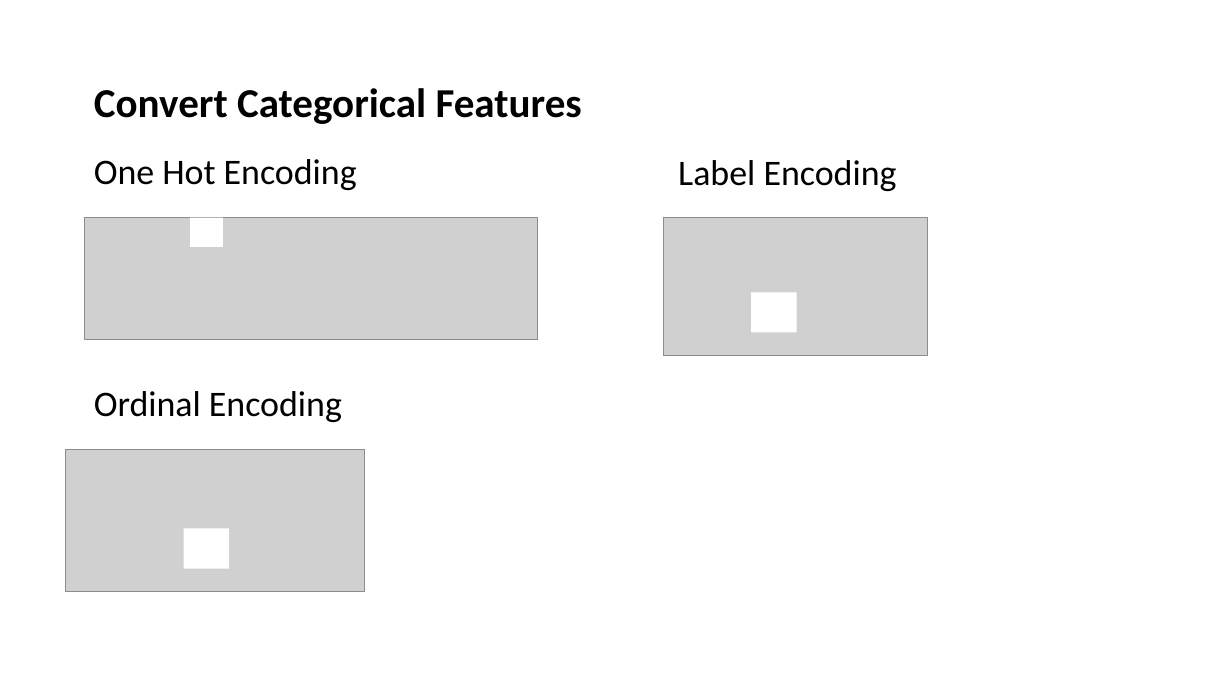
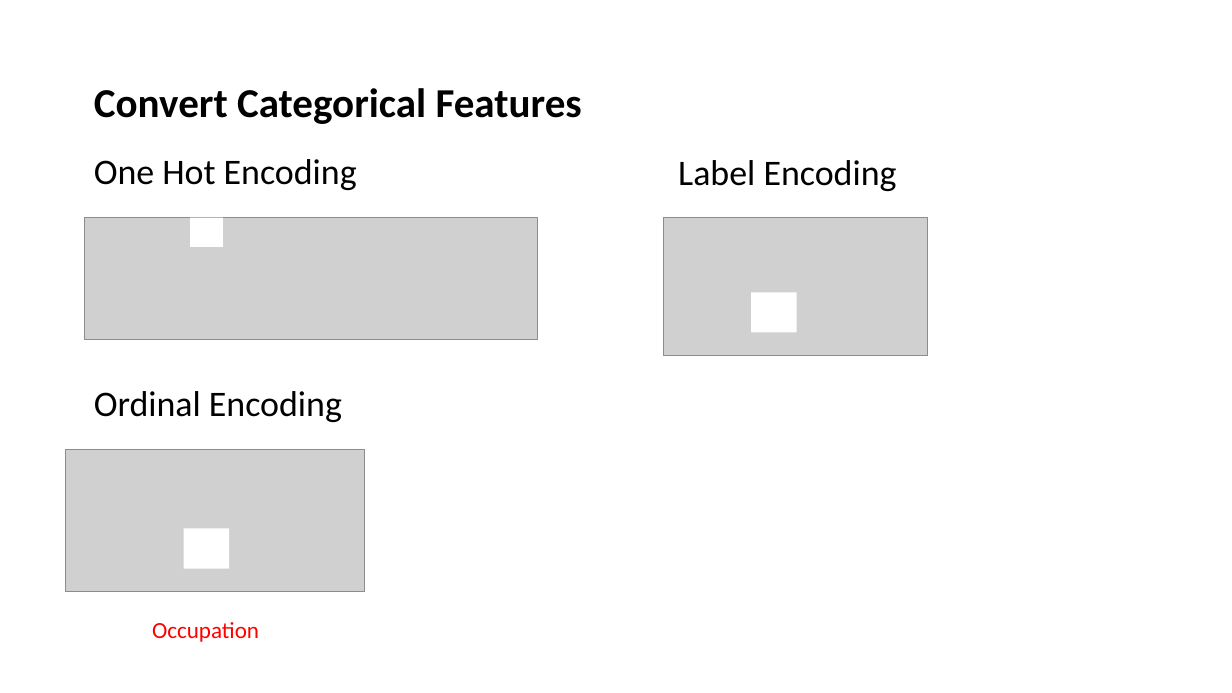
Before and after one commit to EshanJayasundara/Home-Credit-Default-Risk-Prediction, a slide deck: slide 9 of Home Credit Default Risk Prediction Presentation.pptx (slide 8 before the commit). Drawn at 1232x693 pixels with LibreOffice and Linux fonts; fonts in the diff are those of the drawing; grey boxes stand for pictures. Boxes give left, top, right and bottom in pixels: in the first picture for what was removed or moved away, otherwise in the second. Text is boxed around its words. In the diff, an @@ line names an element or a change of style, - is before the commit and + after.

```diff
--- a/Home Credit Default Risk Prediction Presentation.pptx
+++ b/Home Credit Default Risk Prediction Presentation.pptx
@@ text added at <box>152,622,259,642</box>, 18 pt, text #FF0000 @@
+Occupation
```
Also in this commit, not shown: 4 other slides changed, 4 slides added, 1 slide removed, 3 other files.
